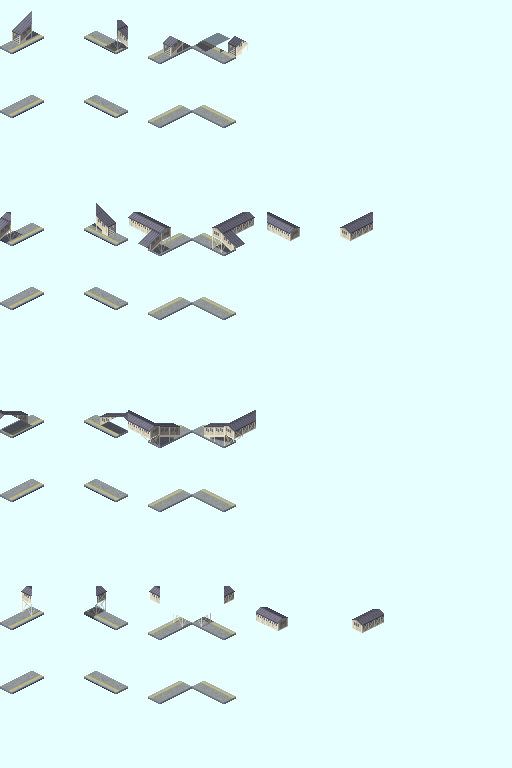
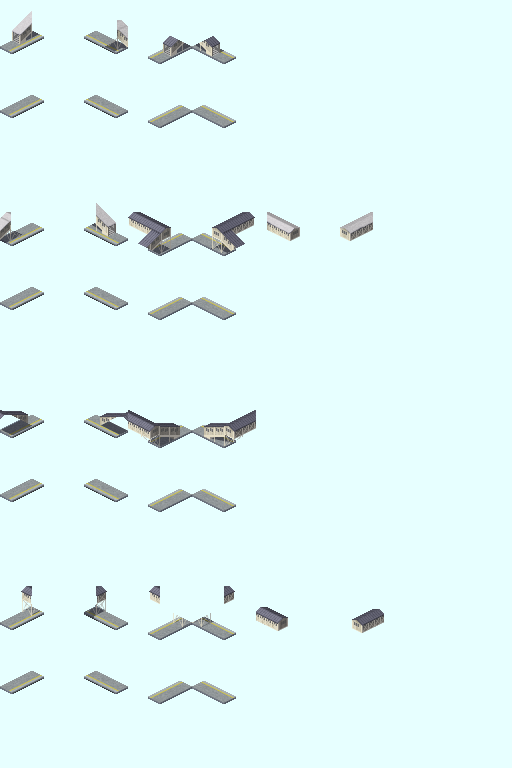
Two versions of the same layered image (512x768). Layer-by-layer changes:
added group "Snow" with 6 layers above "Bridge" over [0, 11, 373, 234]
added layer "貼り付けられたレイヤー #42" in group "Snow" over [340, 212, 373, 234]
added layer "貼り付けられたレイヤー #41" in group "Snow" over [117, 20, 128, 39]
added layer "貼り付けられたレイヤー #40" in group "Snow" over [96, 203, 116, 227]
added layer "貼り付けられたレイヤー #39" in group "Snow" over [267, 212, 300, 234]
added layer "貼り付けられたレイヤー #38" in group "Snow" over [0, 212, 11, 231]
added layer "貼り付けられたレイヤー #37" in group "Snow" over [12, 11, 32, 35]
painted on "貼り付けられたレイヤー #17" over [199, 36, 249, 57]
moved "貼り付けられたレイヤー #18" above "貼り付けられたレイヤー #35", painted on it over [23, 33, 230, 615]
